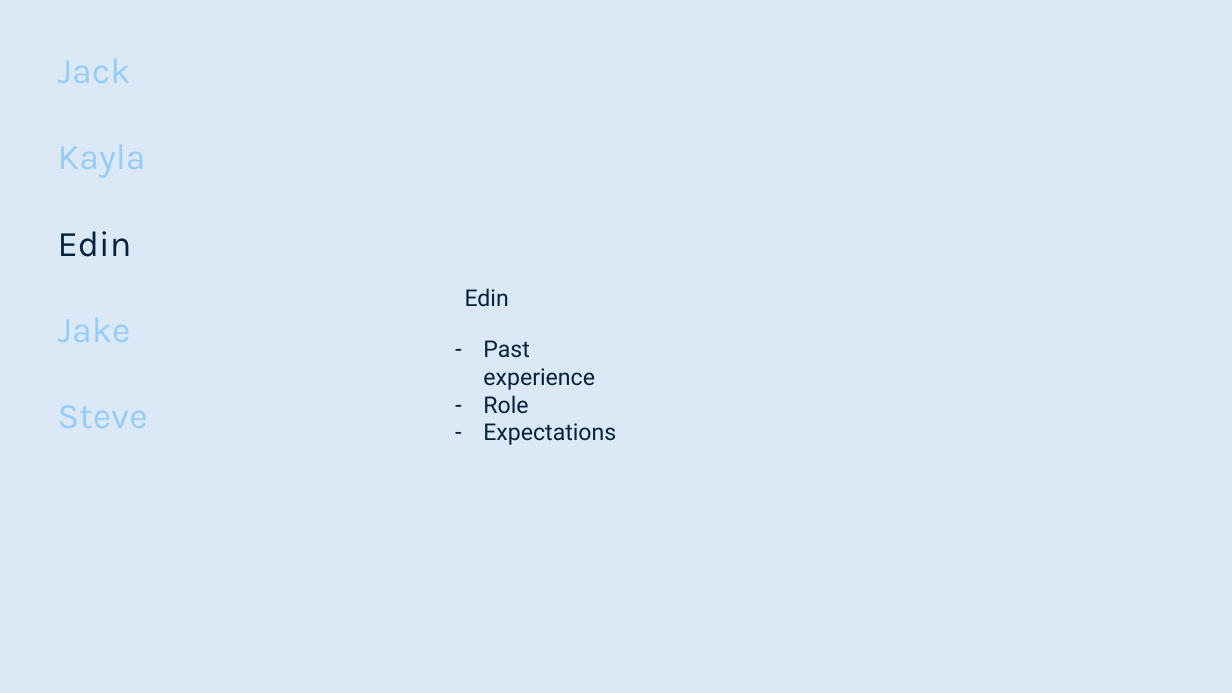
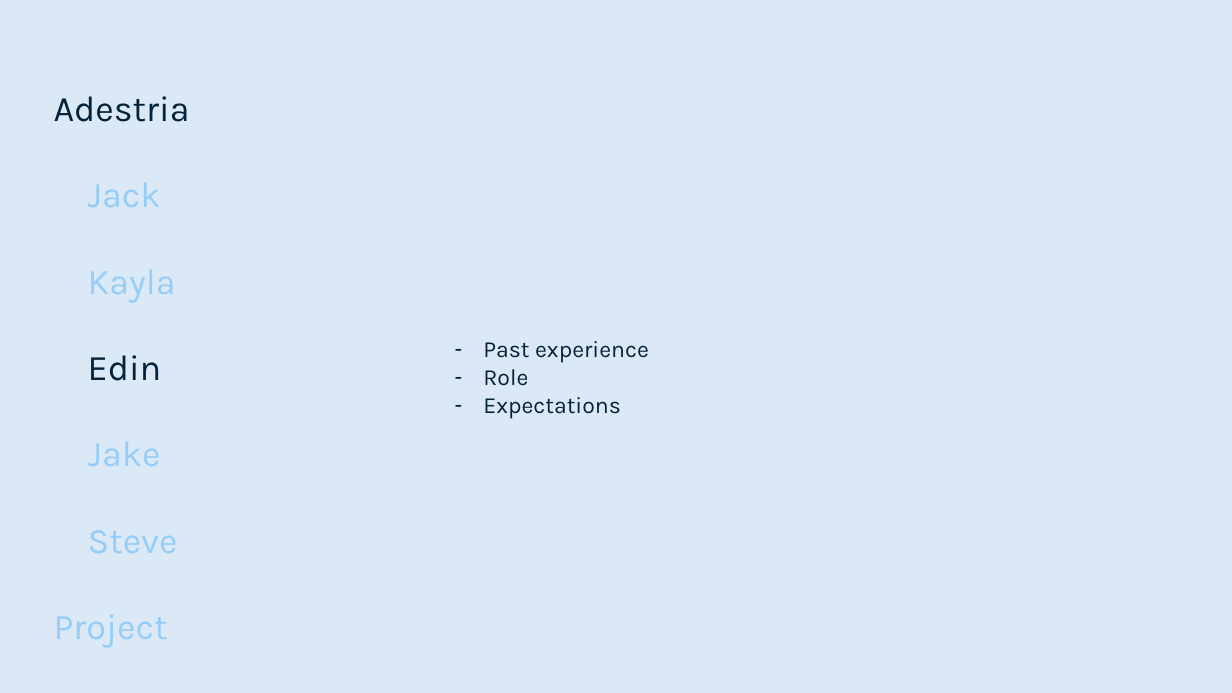
Before and after one commit to smutrux/prog1180, a slide deck: slide 7 of Deliverables/Presentation1.pptx (slide 6 before the commit). Drawn at 1232x693 pixels with LibreOffice and Linux fonts; fonts in the diff are those of the drawing. Boxes give left, top, right and bottom in pixels: in the first picture for what was removed or moved away, otherwise in the second. Text is boxed around its words. In the diff, an @@ line names an element or a change of style, - is before the commit and + after.

```diff
--- a/Deliverables/Presentation1.pptx
+++ b/Deliverables/Presentation1.pptx
@@ text "Adestria": place and size @@
-text "Adestria" at [58, 59, 148, 428]
+text "Adestria" at [54, 96, 190, 648]
@@ text at [54, 96, 190, 122]: paragraph added @@
+Adestria
@@ text removed at [465, 288, 509, 306] @@
-Edin
@@ text "Past experience" at [483, 341, 649, 418]: font Roboto to Karla @@
@@ text at [54, 614, 168, 648]: paragraph added @@
+Project
```
Also in this commit, not shown: 6 other slides changed, 9 slides added, 8 slides removed.
